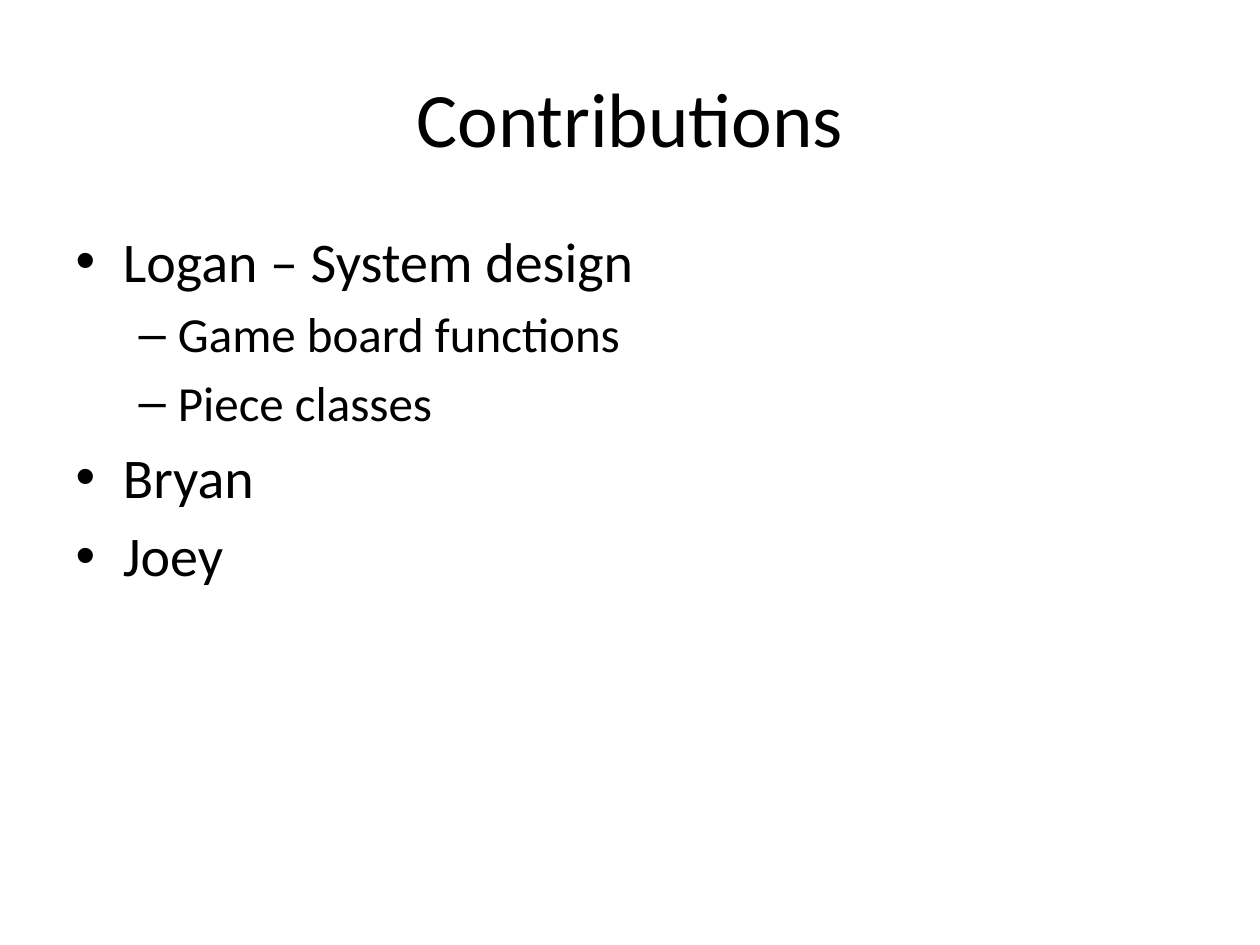
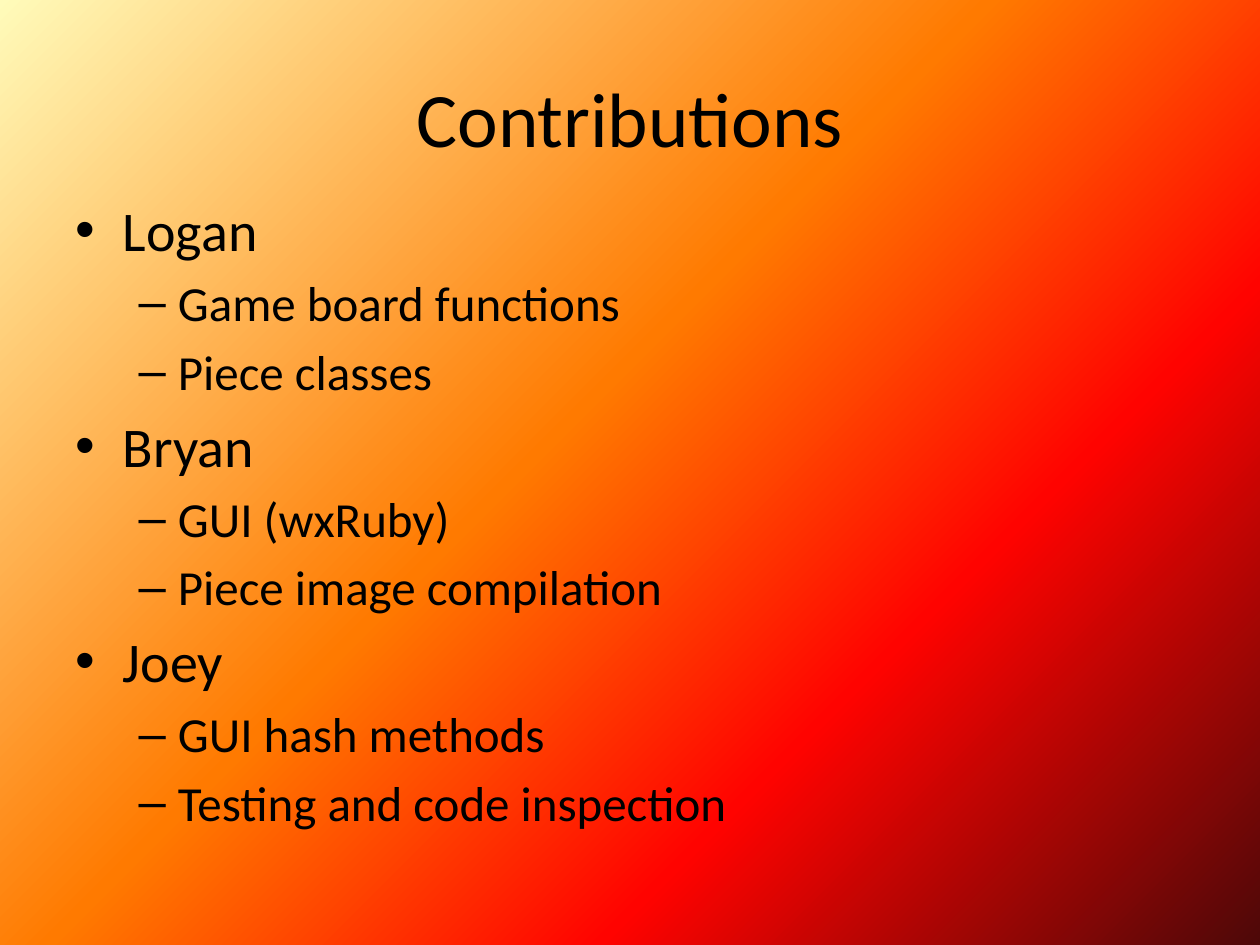
Before and after one commit to bryanstetson/lupoli-cmsc331Chess, a slide deck: slide 6 of Ruby Files/CMSC 331 Ruby Game Project.pptx. Drawn at 1260x945 pixels with LibreOffice and Linux fonts; fonts in the diff are those of the drawing. Boxes give left, top, right and bottom in pixels: in the first picture for what was removed or moved away, otherwise in the second. Text is boxed around its words. In the diff, an @@ line names an element or a change of style, - is before the commit and + after.

Commit message:
Updated Presentation

```diff
--- a/Ruby Files/CMSC 331 Ruby Game Project.pptx
+++ b/Ruby Files/CMSC 331 Ruby Game Project.pptx
@@ background #FFFFFF to gradient #FFFBBA to #FF7A00 to #FF0300 to #4D0808 @@
@@ text "Logan": place and size @@
-text "Logan" at (123, 243, 633, 585)
+text "Logan" at (123, 215, 727, 830)
@@ text at (123, 215, 258, 261): text changed @@
-• Logan – System design
+• Logan
@@ text at (178, 501, 662, 614): paragraphs added @@
+  – GUI (wxRuby)
+  – Piece image compilation
@@ text at (178, 718, 727, 830): paragraphs added @@
+  – GUI hash methods
+  – Testing and code inspection
```
Also in this commit, not shown: 5 other slides changed.
